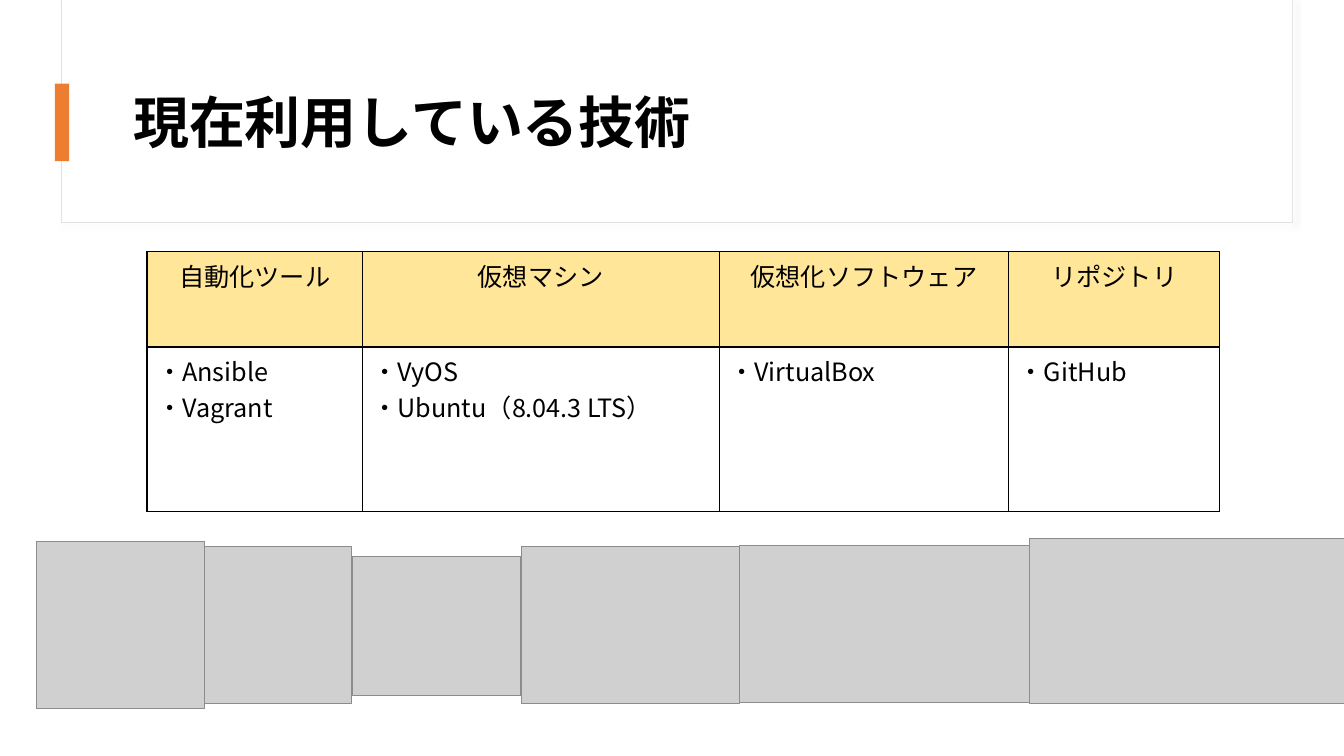
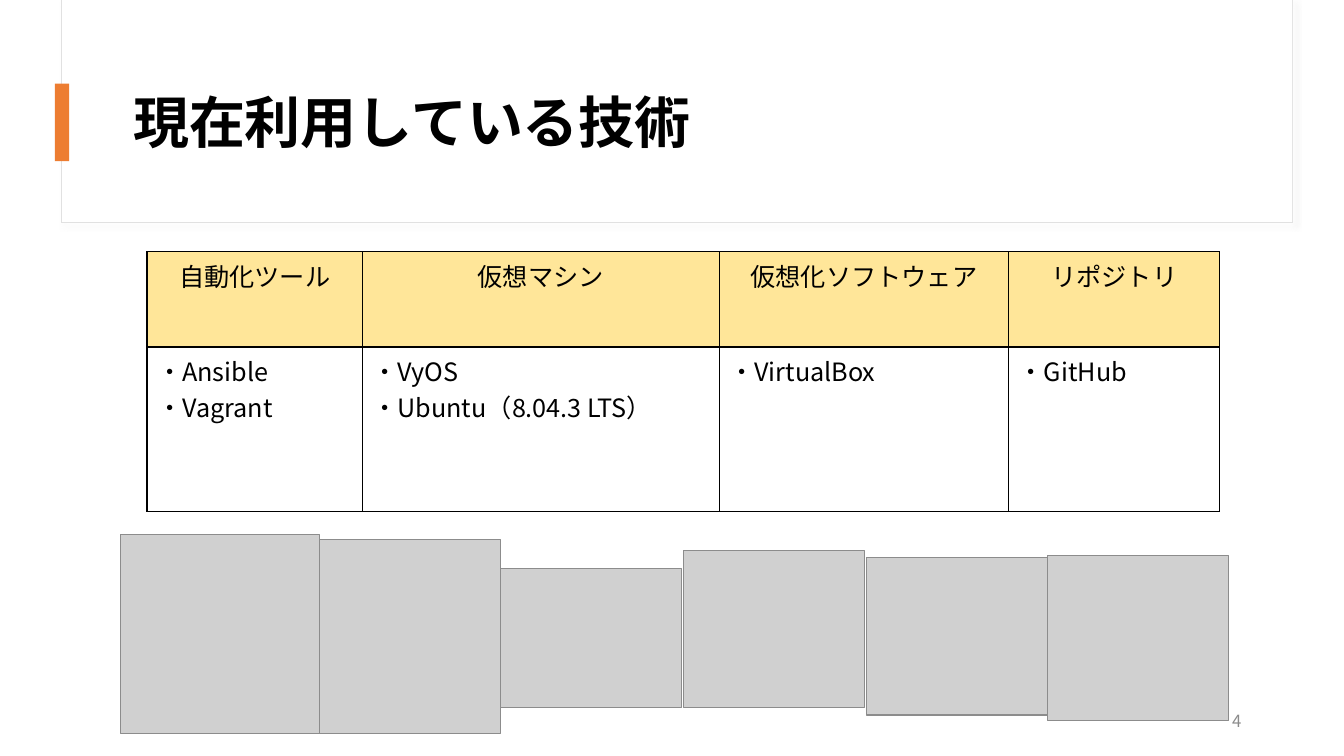
Before and after one commit to OOL2020-goodluckfanfield/Document, a slide deck: slide 4 of ool2020_middle_report_volume３_10_25 .pptx. Drawn at 1344x756 pixels with LibreOffice and Linux fonts; fonts in the diff are those of the drawing; grey boxes stand for pictures. Boxes give left, top, right and bottom in pixels: in the first picture for what was removed or moved away, otherwise in the second. Text is boxed around its words. In the diff, an @@ line names an element or a change of style, - is before the commit and + after.

Commit message:
add slide

```diff
--- a/ool2020_middle_report_volume３_10_25 .pptx
+++ b/ool2020_middle_report_volume３_10_25 .pptx
@@ picture: place and size @@
-picture at [36, 541, 204, 709]
+picture at [121, 534, 320, 733]
@@ picture: place and size @@
-picture at [205, 546, 352, 704]
+picture at [320, 539, 501, 733]
@@ picture: place and size @@
-picture at [353, 557, 520, 696]
+picture at [500, 569, 682, 708]
@@ picture: place and size @@
-picture at [521, 546, 740, 704]
+picture at [684, 552, 865, 709]
@@ picture: place and size @@
-picture at [740, 545, 1030, 703]
+picture at [867, 558, 1049, 715]
@@ picture: place and size @@
-picture at [1030, 538, 1344, 704]
+picture at [1048, 556, 1229, 721]
@@ page number added at [1232, 715, 1241, 727], 12 pt, text #8C8C8C @@
+4
```
Also in this commit, not shown: 9 other slides changed, 3 slides added.
